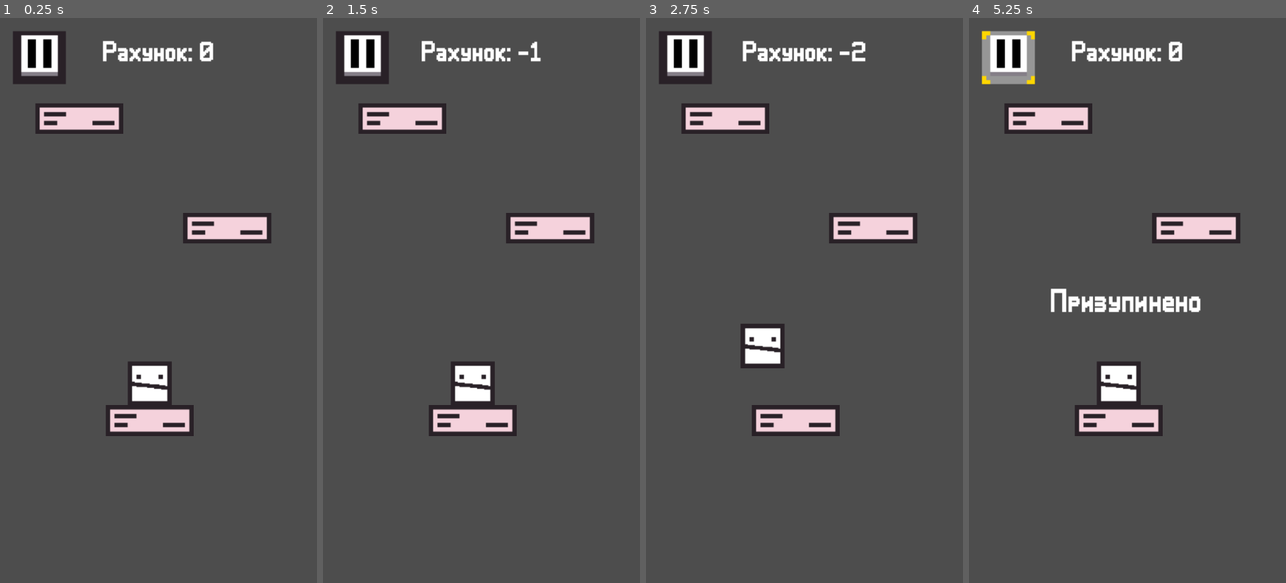
Above: before the commit, frames 1-4 (left to right).
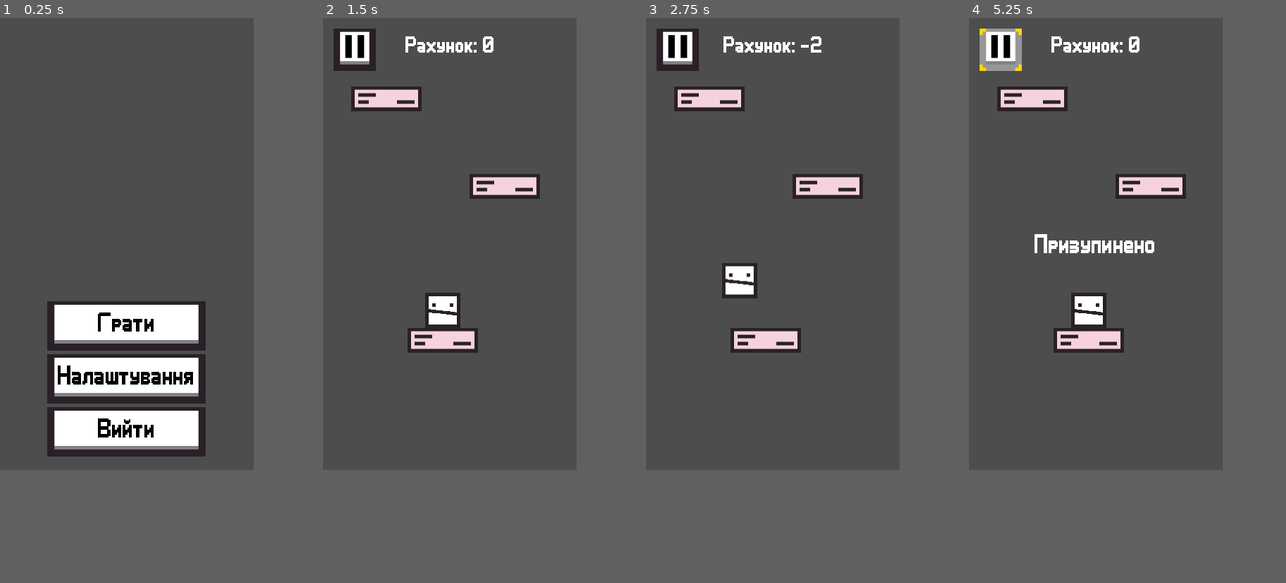
Above: after the commit, the same moments.

Repository: Damglador/PixelJump
Game: Godot game, scene res://scenes/main_menu.tscn
Same seed, same stepped clock (60 frames per second), same inputs: the game is played once before the commit and once after it. Before the commit the project starts from res://scenes/game.tscn.
Inputs (mouse positions are in pixels of both pictures, inside the frame that each line leads up to):
- Up to frame 1 (0.25 s): no input
- Up to frame 2 (1.5 s): click (481, 402) at 0.5 s, where only the run after the commit has a clickable "Грати"; move the mouse to (551, 272) at 1.27 s; click (551, 272) at 1.42 s
- Up to frame 3 (2.75 s): tap Enter at 2 s; drag from (741, 328) to (788, 413) at 2.02 s
- Up to frame 4 (5.25 s): move the mouse to (1159, 176) at 2.77 s; click (1159, 176) at 2.92 s; drag from (1111, 413) to (1032, 215) at 3.52 s; move the mouse to (1222, 385) at 4.27 s; click (1222, 385) at 4.42 s; click (1007, 57) at 5 s
The window is 450x800 before the commit and 360x640 after it. Grey fills any space a smaller window leaves; there, only what the larger window draws over its background counts as a difference.

The runs differ from the first frame. In frame 1, 18% of the frame differs, in the area x 4-86%, y 2-78%; in frame 2, 11%; in frame 3, 10%; in frame 4, 12%.

Commit message:
Change window size and engine version

Diff:
--- a/src/project.godot
+++ b/src/project.godot
@@ -11,17 +11,16 @@
 [application]
 
 config/name="PixelJump"
-run/main_scene="uid://71w6jkxbvj38"
-config/features=PackedStringArray("4.4", "Mobile")
+run/main_scene="uid://52l1bit8ttpl"
+config/features=PackedStringArray("4.5", "Mobile")
 config/icon="res://icon.svg"
 
 [display]
 
 window/size/viewport_width=360
 window/size/viewport_height=640
-window/size/borderless=true
-window/size/window_width_override=1280
-window/size/window_height_override=720
+window/size/window_width_override=360
+window/size/window_height_override=640
 window/stretch/mode="canvas_items"
 window/stretch/aspect="keep_width"
 display_server/driver.linuxbsd="wayland"
